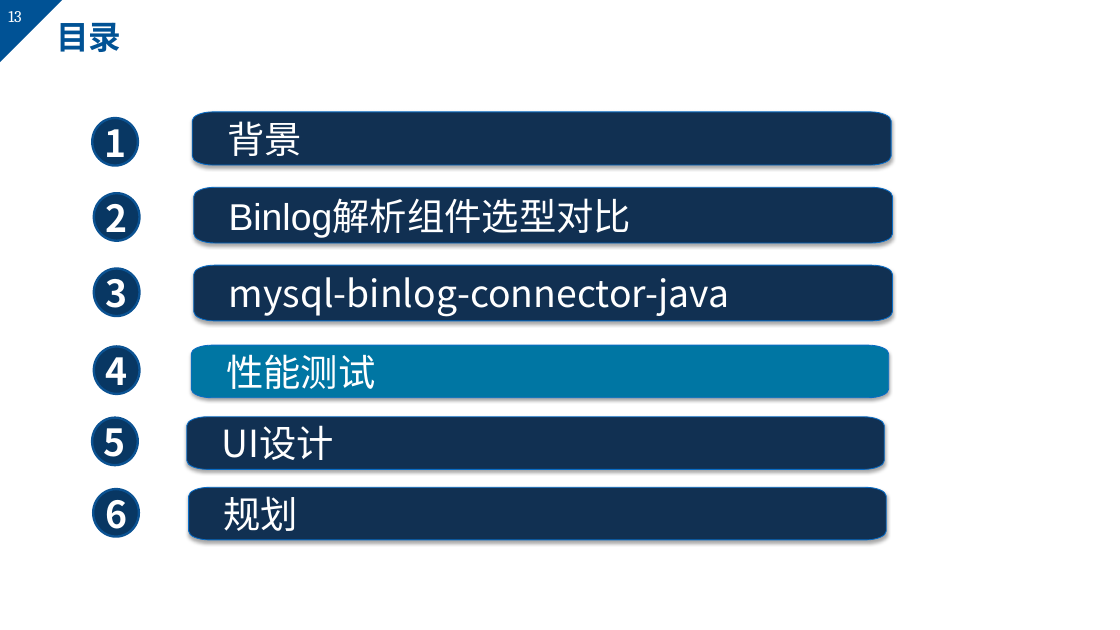
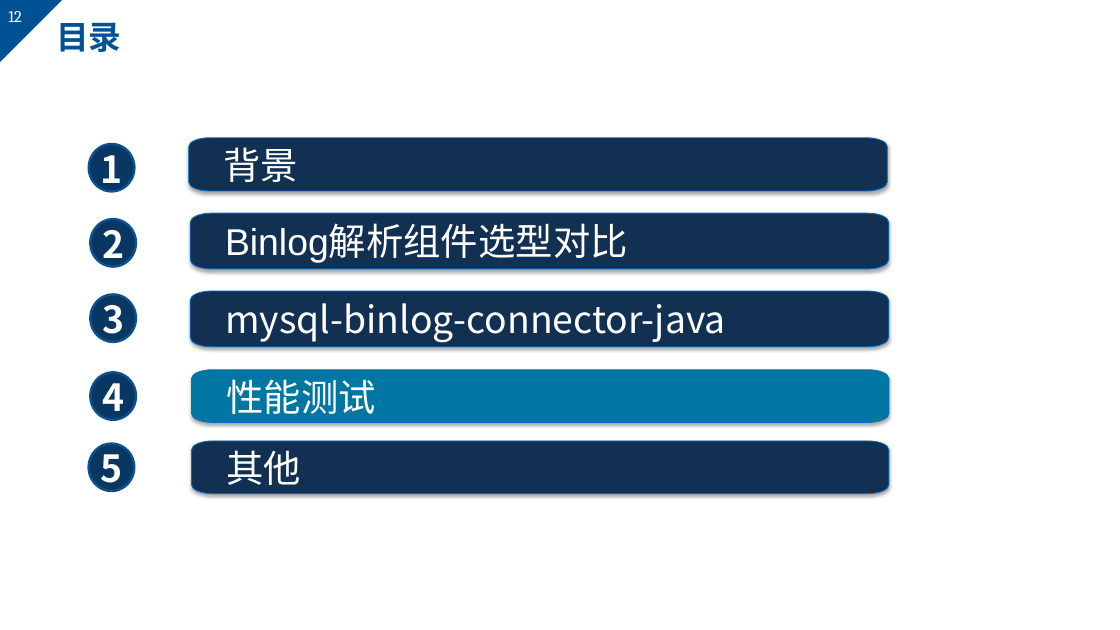
Before and after one commit to markMe1024/coding, a slide deck: slide 12 of MySQL/binlog/后端与UI的webscoket事件机制.pptx (slide 13 before the commit). Drawn at 1120x630 pixels with LibreOffice and Linux fonts; fonts in the diff are those of the drawing; background and template pictures are left out. Boxes give left, top, right and bottom in pixels: in the first picture for what was removed or moved away, otherwise in the second. Text is boxed around its words. In the diff, an @@ line names an element or a change of style, - is before the commit and + after.

```diff
--- a/MySQL/binlog/后端与UI的webscoket事件机制.pptx
+++ b/MySQL/binlog/后端与UI的webscoket事件机制.pptx
@@ page number at (8,11,22,22): text changed @@
-13
+12
@@ freeform shape "性能测试": place and size @@
-freeform shape "性能测试" at (192,345,889,398)
+freeform shape "性能测试" at (192,370,889,423)
@@ 5 texts, 5 ellipses, 3 freeform shapes: place and size @@
-5 texts, 5 ellipses, 3 freeform shapes at (92,112,893,467)
+5 texts, 5 ellipses, 3 freeform shapes at (88,138,889,492)
@@ freeform shape "其他": place and size @@
-freeform shape "其他" at (187,417,884,470)
+freeform shape "其他" at (192,441,889,494)
@@ text in freeform shape at (226,450,301,485): text changed @@
-UI设计
+其他
@@ ellipse removed at (93,489,139,537) @@
@@ text removed at (105,490,127,538) @@
-6
@@ freeform shape removed at (189,487,886,540) @@
-规划
```
Also in this commit, not shown: 6 other slides changed, 1 slide added, 1 slide removed, 17 other files.
